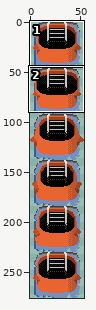
Two versions of one sprite sheet, res/images/bulge3.png. The first picture is a wide view before the edit; the outline marks the close-up.
Close-up. The starting point:
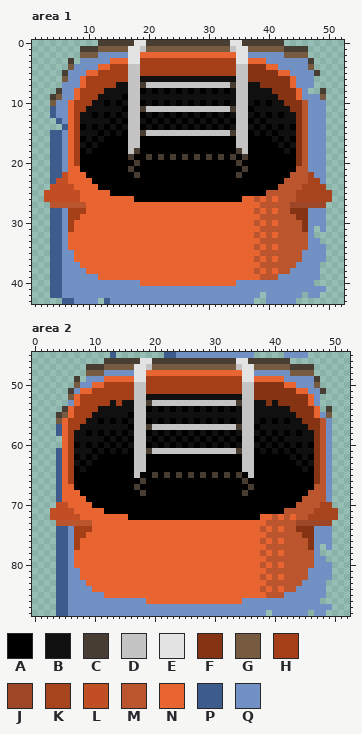
The file is 54x276 pixels. Shown: area 1: x 1..52, y 0..43; area 2: x 0..52, y 45..88. The commit also changed other parts of the picture, which this record leaves out.
Palette (. is transparent): A #000000  B #111010  C #483d32  D #c4c4c4  E #e3e3e3  F #853313  G #765b41  H #a43f18  J #9d4727  K #a7441e  L #c14f23  M #bb552e  N #e86531  P #3d5b8c  Q #7190c3
The same view after the edit:
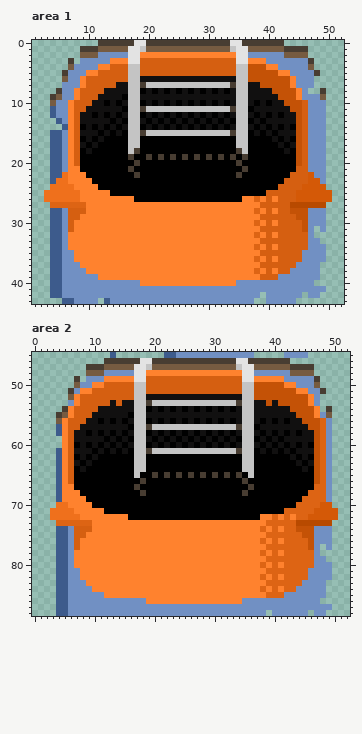
Diff:
colour F: #853313 -> #c45206
colour H: #a43f18 -> #d55f11
colour J: #9d4727 -> #b84a00
colour K: #a7441e -> #d45907
colour L: #c14f23 -> #ef701c
colour M: #bb552e -> #dd6414
colour N: #e86531 -> #ff822e
Area 1:
y 10..20: x 46 M -> H
y 21: x 45..46 MM -> HH
y 22: x 44..46 MMM -> HHH
y 23: x 43..46 MMMM -> HHHH
y 24: x 42..45 MMMM -> HHHH
y 25: x 40..44 MMMMM -> HHHHH
y 26: x 40 M -> H; x 42..44 MMM -> HHH
y 27: x 39..43 MMMMM -> HHHHH
y 28: x 40 M -> H; x 42..43 MM -> HH
y 29: x 39..44 MMMMMM -> HHHHHH
y 30: x 40 M -> H; x 42..45 MMMM -> HHHH
y 31: x 39..45 MMMMMMM -> HHHHHHH
y 32: x 40 M -> H; x 42..46 MMMMM -> HHHHH
y 33: x 39..46 MMMMMMMM -> HHHHHHHH
y 34: x 40 M -> H; x 42..46 MMMMM -> HHHHH
y 35: x 39..45 MMMMMMM -> HHHHHHH
y 36: x 40 M -> H; x 42..45 MMMM -> HHHH
y 37: x 39..44 MMMMMM -> HHHHHH
y 38: x 40 M -> H; x 42..43 MM -> HH
y 39: x 39..41 MMM -> HHH
Changed places in both close-ups, as pixel boxes (x1, y1, x2, y2):
changed: (44, 52, 332, 286)
changed: (50, 370, 338, 604)
